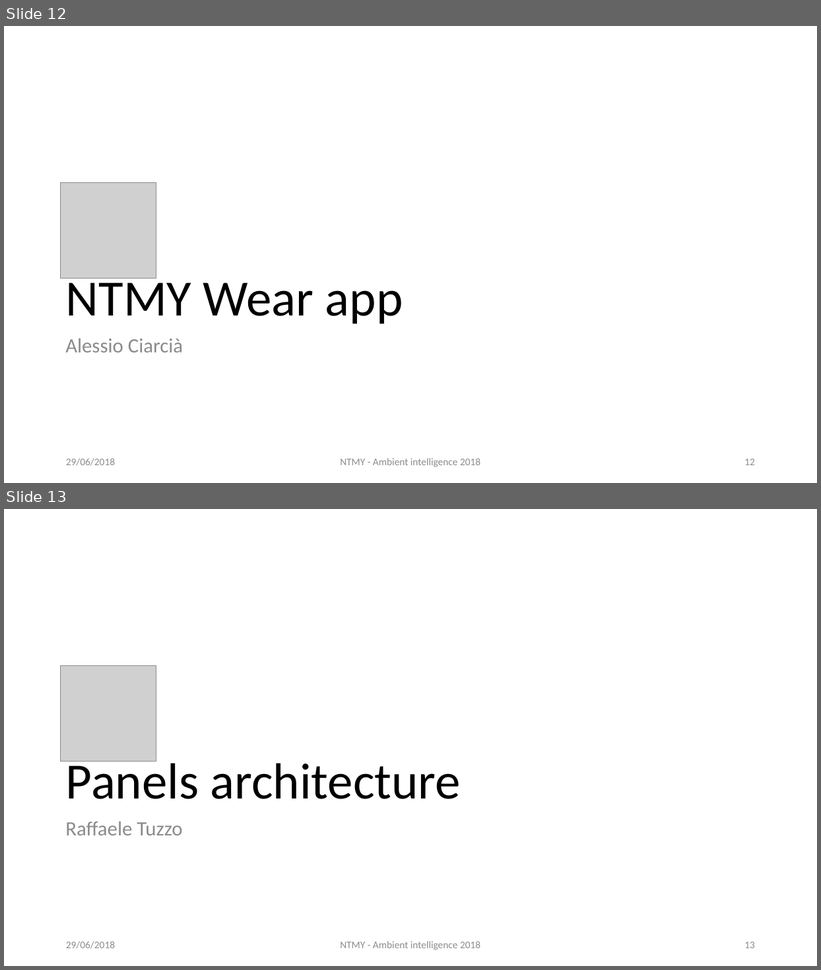
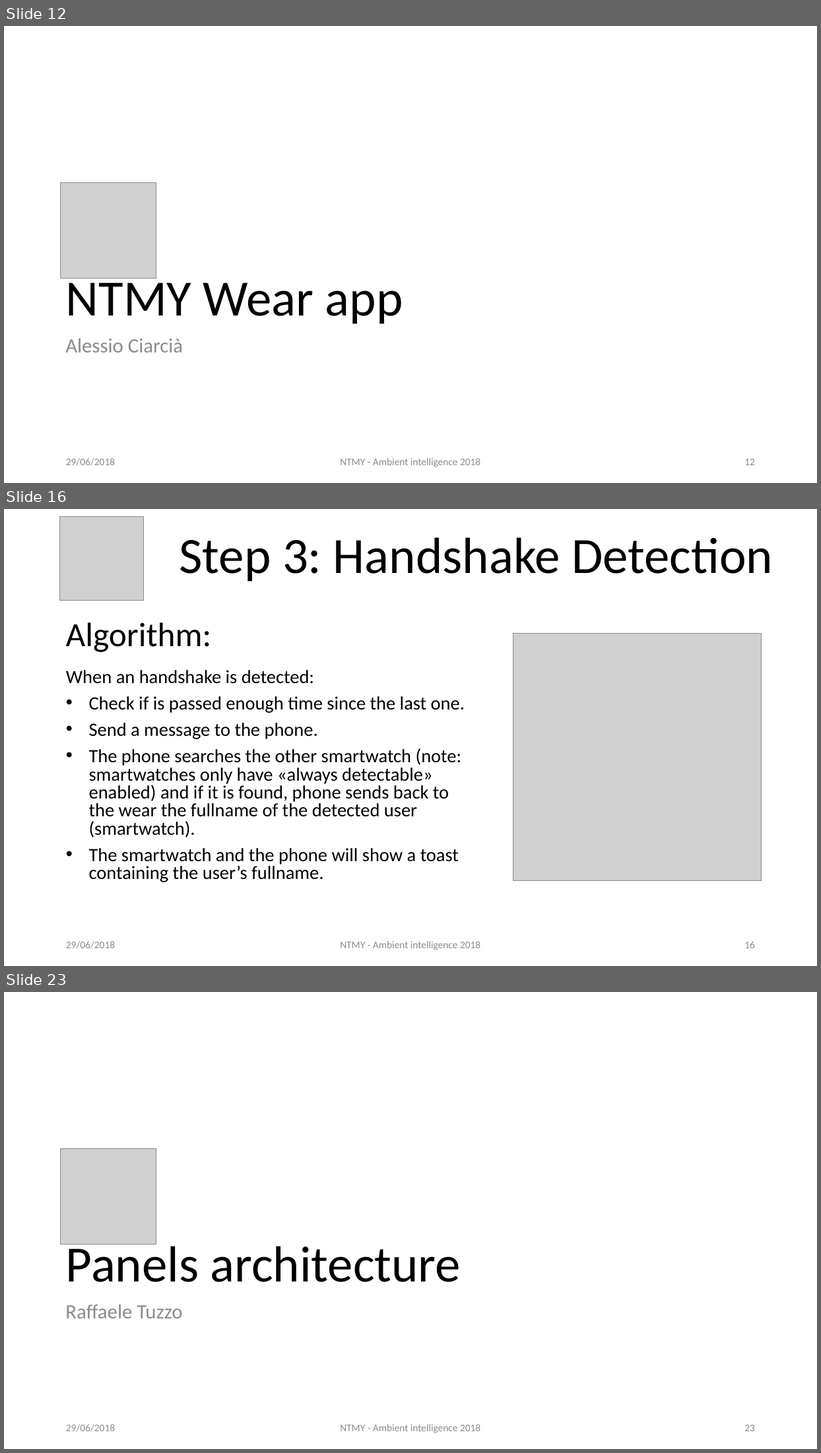
Before and after one commit to AmI-2018/NTMY-code, a slide deck: NTMY.pptx. Shown one above the other, each under a label of ours: slides 12 and 13 before the commit, slides 12, 16 and 23 after it; the slides between them are not shown. The pictures are 821x970 and 821x1453 pixels, drawn with LibreOffice and Linux fonts; fonts in the diff are those of the drawing; grey boxes stand for pictures. Boxes give left, top, right and bottom in pixels: in the first picture for what was removed or moved away, otherwise in the second. Text is boxed around its words. In the diff, an @@ line names an element or a change of style, - is before the commit and + after.

Commit message:
presentation updated

```diff
--- a/NTMY.pptx
+++ b/NTMY.pptx
@@ slide 16 added at (4, 509, 817, 966), background #FFFFFF @@
@@ picture added at (60, 517, 145, 601) @@
@@ title added at (180, 537, 773, 582), 60 pt, text #000000 @@
+Step 3: Handshake Detection
@@ text added at (66, 623, 212, 652), 40 pt, text #000000 @@
+Algorithm:
@@ picture added at (514, 634, 761, 881) @@
@@ text added at (66, 670, 465, 883), 22.2 pt, text #000000 @@
+When an handshake is detected:
+• Check if is passed enough time since the last one.
+• Send a message to the phone.
+• The phone searches the other smartwatch (note: smartwatches only have «always detectable» enabled) and if it is found, phone sends back to the wear the fullname of the detected user (smartwatch).
+• The smartwatch and the phone will show a toast containing the user’s fullname.
@@ text added at (66, 941, 115, 949), 12 pt, text #8C8C8C @@
+29/06/2018
@@ text added at (340, 941, 481, 951), 12 pt, text #8C8C8C @@
+NTMY - Ambient intelligence 2018
@@ page number added at (745, 941, 755, 949), 12 pt, text #8C8C8C @@
+16
@@ what was slide 13 is now slide 23 @@
@@ page number at (745, 1425, 755, 1432): text changed @@
-13
+23
```
Also in this commit, not shown: 9 other slides added, 1 other file.
